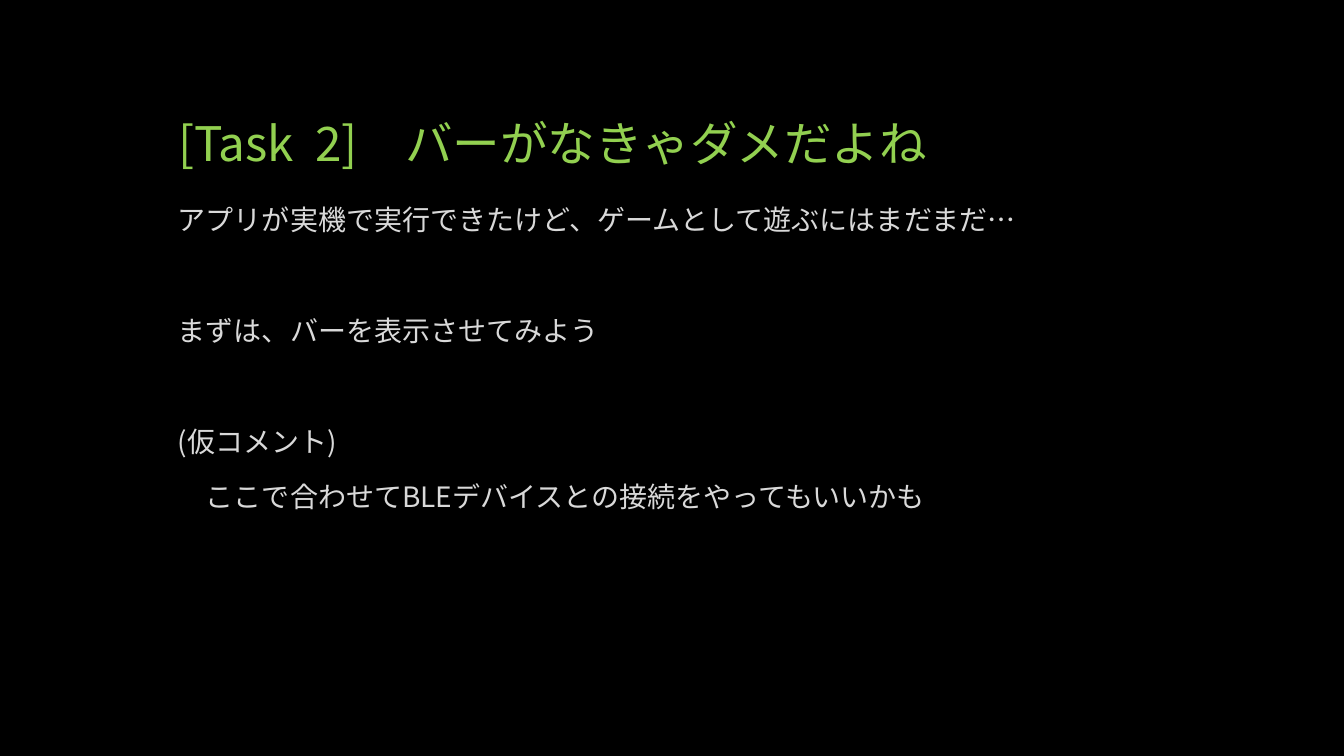
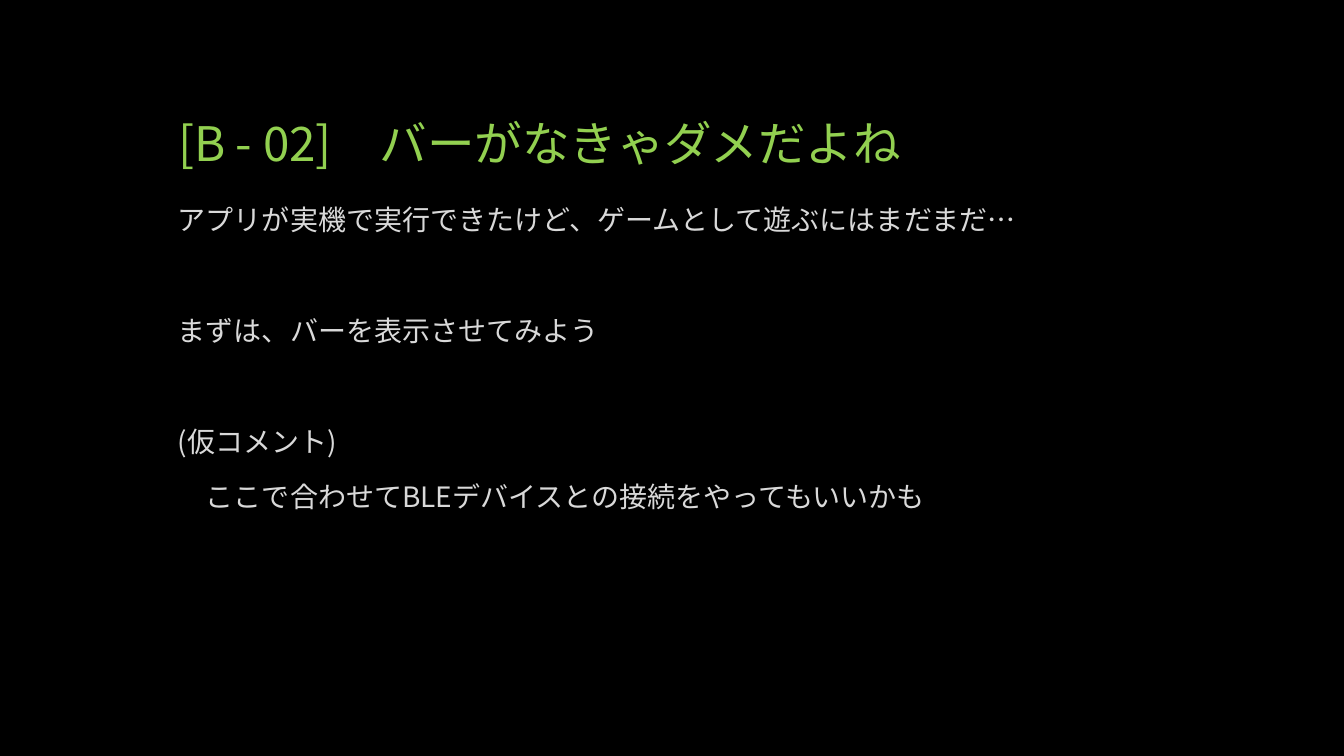
Before and after one commit to webfrontier/BreakOut, a slide deck: slide 5 of doc/インターンスライド資料.pptx (slide 6 before the commit). Drawn at 1344x756 pixels with LibreOffice and Linux fonts; fonts in the diff are those of the drawing. Boxes give left, top, right and bottom in pixels: in the first picture for what was removed or moved away, otherwise in the second. Text is boxed around its words. In the diff, an @@ line names an element or a change of style, - is before the commit and + after.

```diff
--- a/doc/インターンスライド資料.pptx
+++ b/doc/インターンスライド資料.pptx
@@ title at box(178, 121, 901, 169): text changed @@
-[Task 2] バーがなきゃダメだよね
+[B - 02] バーがなきゃダメだよね
```
Also in this commit, not shown: 72 other slides changed, 7 slides added.
